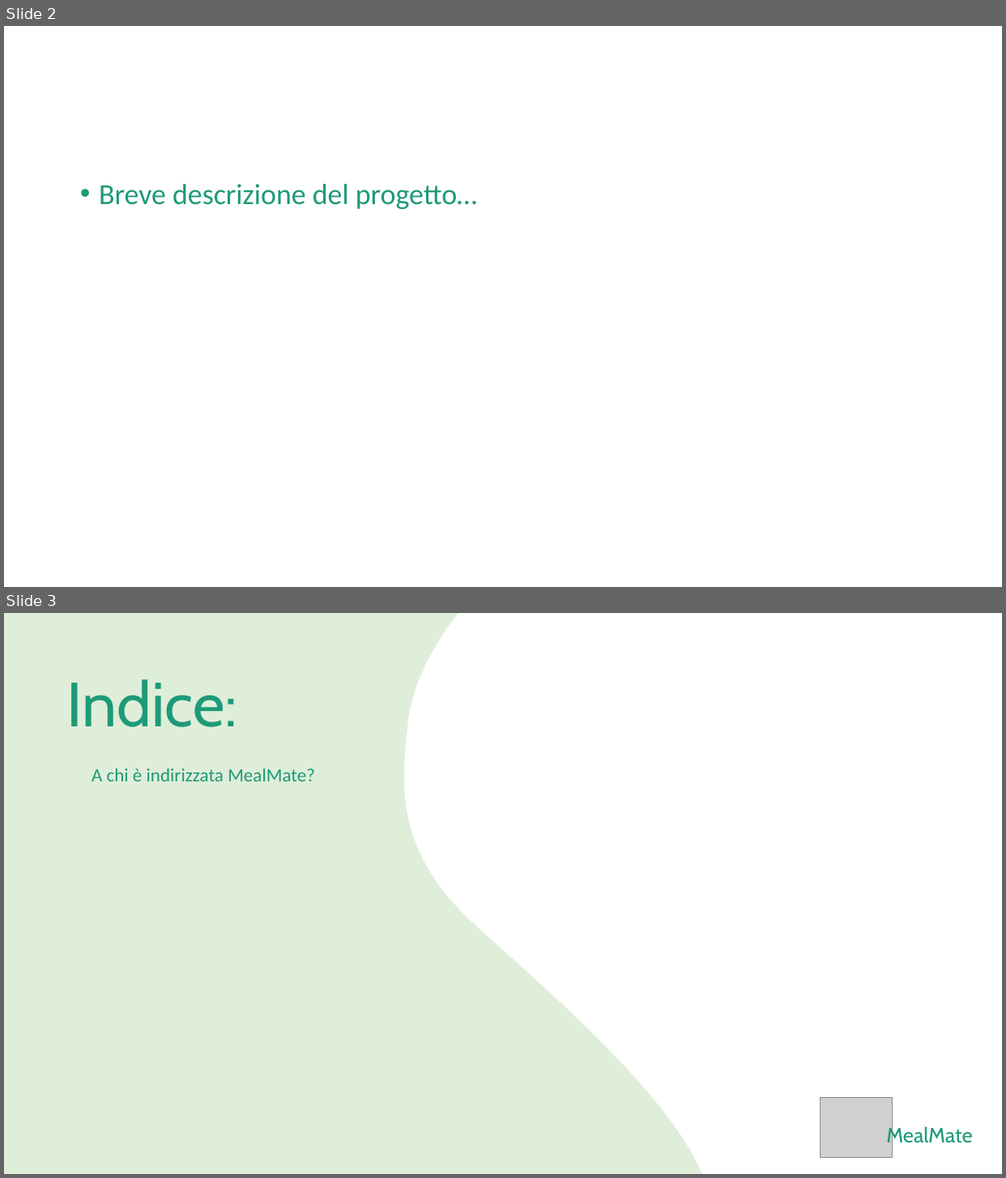
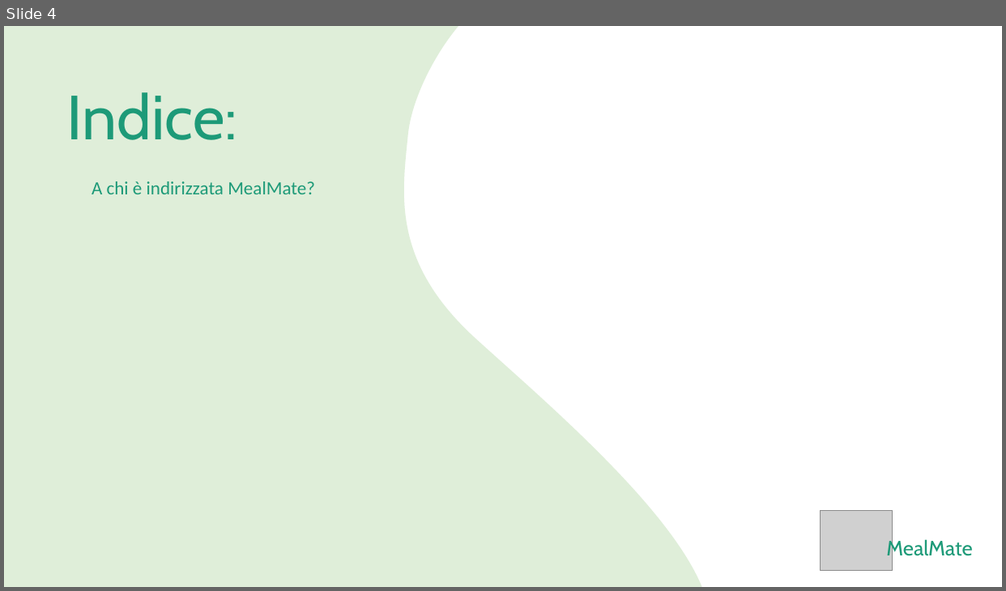
Before and after one commit to DanieleDAmbrosi/MealMate, a slide deck: documents/Presentation/MealMate.pptx. Shown one above the other, each under a label of ours: slides 2 and 3 before the commit, slide 4 after it. The pictures are 1006x1178 and 1006x591 pixels, drawn with LibreOffice and Linux fonts; fonts in the diff are those of the drawing; grey boxes stand for pictures; background and template pictures are left out. Boxes give left, top, right and bottom in pixels: in the first picture for what was removed or moved away, otherwise in the second. Text is boxed around its words. In the diff, an @@ line names an element or a change of style, - is before the commit and + after.

```diff
--- a/documents/Presentation/MealMate.pptx
+++ b/documents/Presentation/MealMate.pptx
@@ slide 2 removed at (4, 26, 1002, 587), background picture (left out) @@
@@ text removed at (99, 184, 477, 209) @@
-• Breve descrizione del progetto…
@@ what was slide 3 is now slide 4 @@
```
Also in this commit, not shown: 1 slide changed, 2 slides added, 1 other file.
